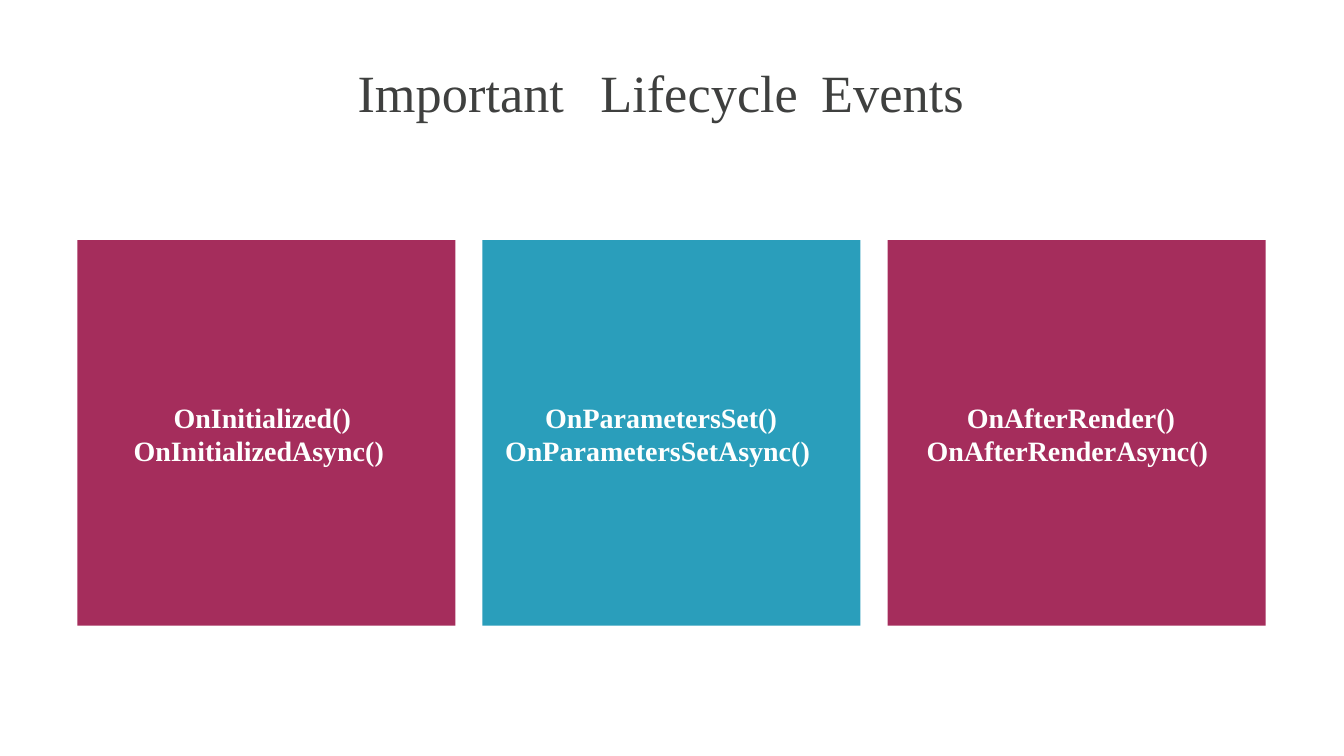
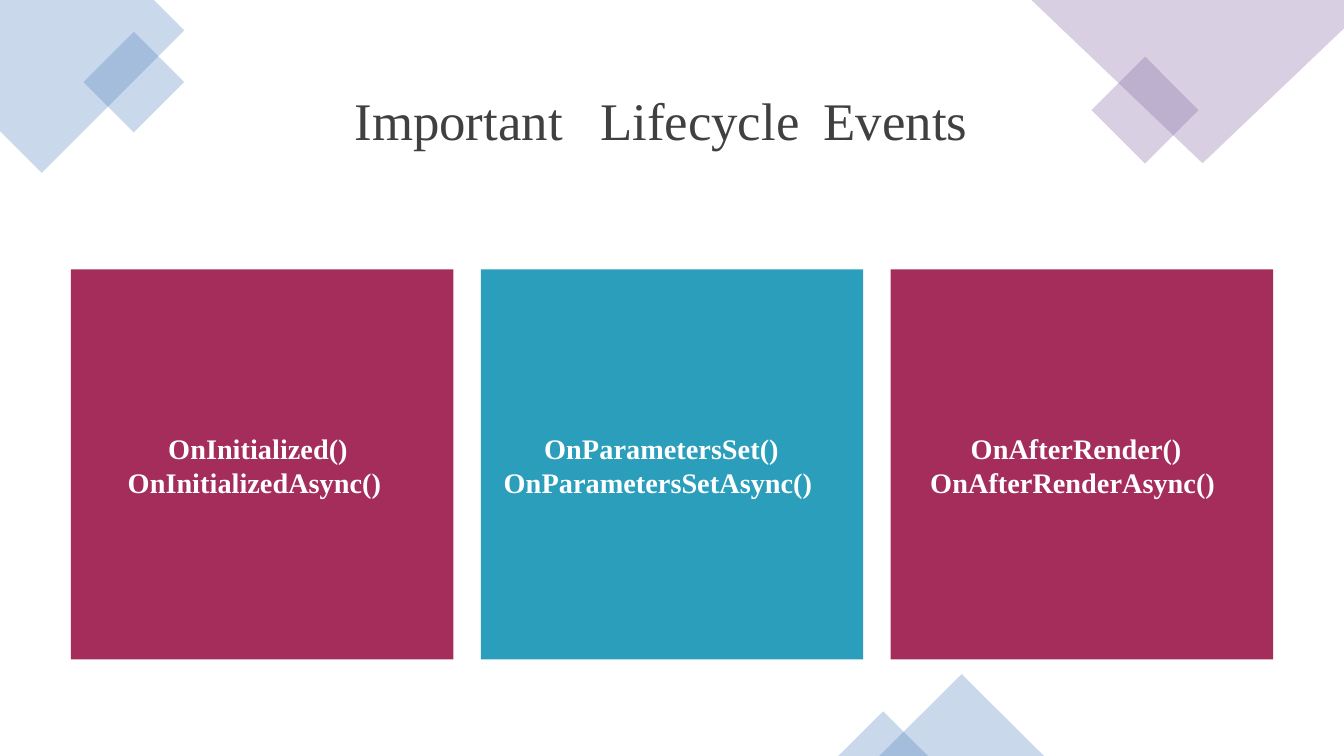
Before and after one commit to CSA-DanielVillamizar/ITM-ProgramaciondeSoftware, a slide deck: slide 23 of ASP.NET Core 6 Blazor Fundamentals/04/working-with-blazor-components-slides.pptx. Drawn at 1344x756 pixels with LibreOffice and Linux fonts; fonts in the diff are those of the drawing. Boxes give left, top, right and bottom in pixels: in the first picture for what was removed or moved away, otherwise in the second. Text is boxed around its words. In the diff, an @@ line names an element or a change of style, - is before the commit and + after.

Commit message:
Initial

```diff
--- a/ASP.NET Core 6 Blazor Fundamentals/04/working-with-blazor-components-slides.pptx
+++ b/ASP.NET Core 6 Blazor Fundamentals/04/working-with-blazor-components-slides.pptx
@@ freeform shape added at box(0, 0, 184, 173), fill #4F81BD at 30% opacity @@
@@ freeform shape added at box(1032, 0, 1344, 163), fill #8064A2 at 30% opacity @@
@@ rectangle added at box(83, 32, 184, 132), fill #4F81BD at 30% opacity @@
@@ rectangle added at box(1092, 56, 1199, 164), fill #8064A2 at 30% opacity @@
@@ text "Important": place and size @@
-text "Important" at box(358, 77, 564, 123)
+text "Important" at box(354, 105, 562, 151)
@@ text "Lifecycle": place and size @@
-text "Lifecycle" at box(600, 75, 797, 123)
+text "Lifecycle" at box(600, 103, 799, 151)
@@ text "Events": place and size @@
-text "Events" at box(821, 77, 963, 113)
+text "Events" at box(824, 105, 968, 141)
@@ size 56 to 56.6 pt; line spacing 58pt to 58.6pt in 3 elements at box(600, 103, 799, 151), box(354, 105, 562, 151), box(824, 105, 968, 141) @@
@@ text "OnInitialized() OnInitializedAsync()": place and size @@
-text "OnInitialized() OnInitializedAsync()" at box(134, 408, 384, 467)
+text "OnInitialized() OnInitializedAsync()" at box(128, 439, 381, 498)
@@ text "OnInitialized() OnInitializedAsync()" at box(128, 439, 381, 498): size 30 to 30.3 pt; indent changed; more space between paragraphs @@
@@ freeform shape: place and size @@
-freeform shape at box(77, 240, 455, 626)
+freeform shape at box(71, 269, 454, 659)
@@ text "OnParametersSet() OnParametersSetAsync()": place and size @@
-text "OnParametersSet() OnParametersSetAsync()" at box(505, 409, 810, 467)
+text "OnParametersSet() OnParametersSetAsync()" at box(504, 439, 812, 498)
@@ text "OnParametersSet() OnParametersSetAsync()" at box(504, 439, 812, 498): size 30 to 30.3 pt; more space between paragraphs @@
@@ freeform shape: place and size @@
-freeform shape at box(482, 240, 860, 626)
+freeform shape at box(480, 269, 863, 659)
@@ text "OnAfterRender() OnAfterRenderAsync()" at box(930, 439, 1215, 498): size 30 to 30.3 pt; indent changed; more space between paragraphs @@
@@ text "OnAfterRender() OnAfterRenderAsync()": place and size @@
-text "OnAfterRender() OnAfterRenderAsync()" at box(927, 408, 1208, 467)
+text "OnAfterRender() OnAfterRenderAsync()" at box(930, 439, 1215, 498)
@@ freeform shape: place and size @@
-freeform shape at box(888, 240, 1266, 626)
+freeform shape at box(890, 269, 1273, 659)
@@ triangle added at box(879, 674, 1044, 756), fill #4F81BD at 30% opacity @@
@@ triangle added at box(838, 712, 928, 756), fill #4F81BD at 30% opacity @@
```
Also in this commit, not shown: 21 other slides changed, 2 slides added, 2 slides removed, 8 other files.
